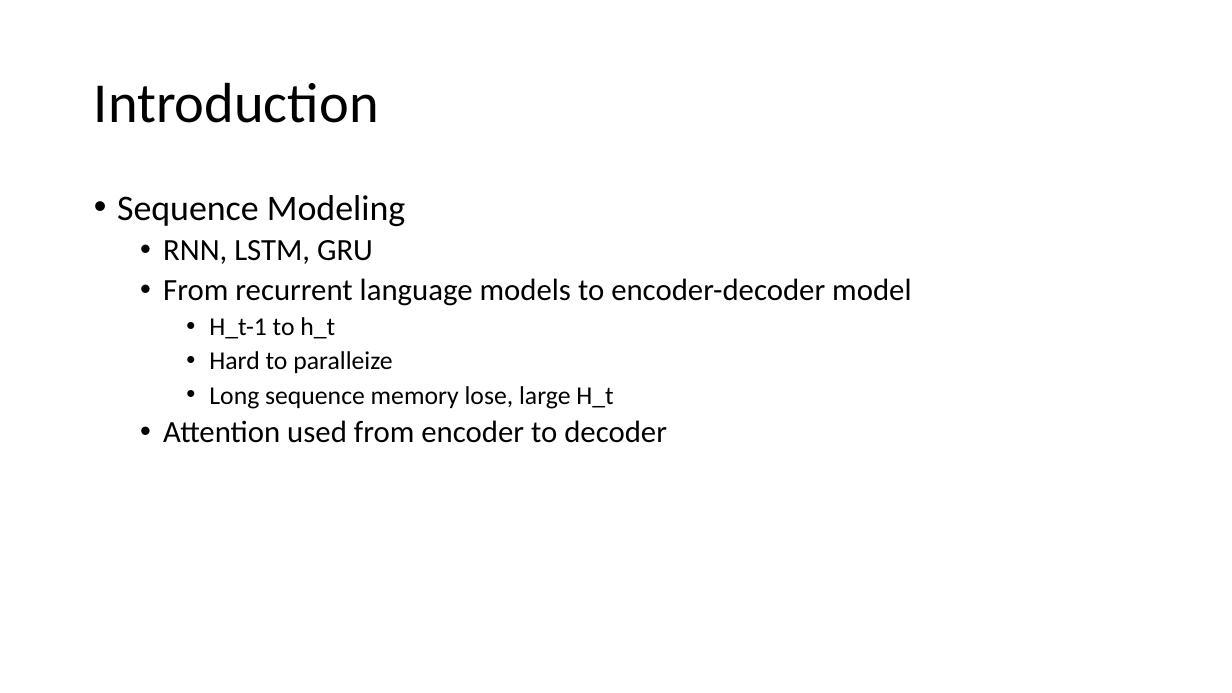
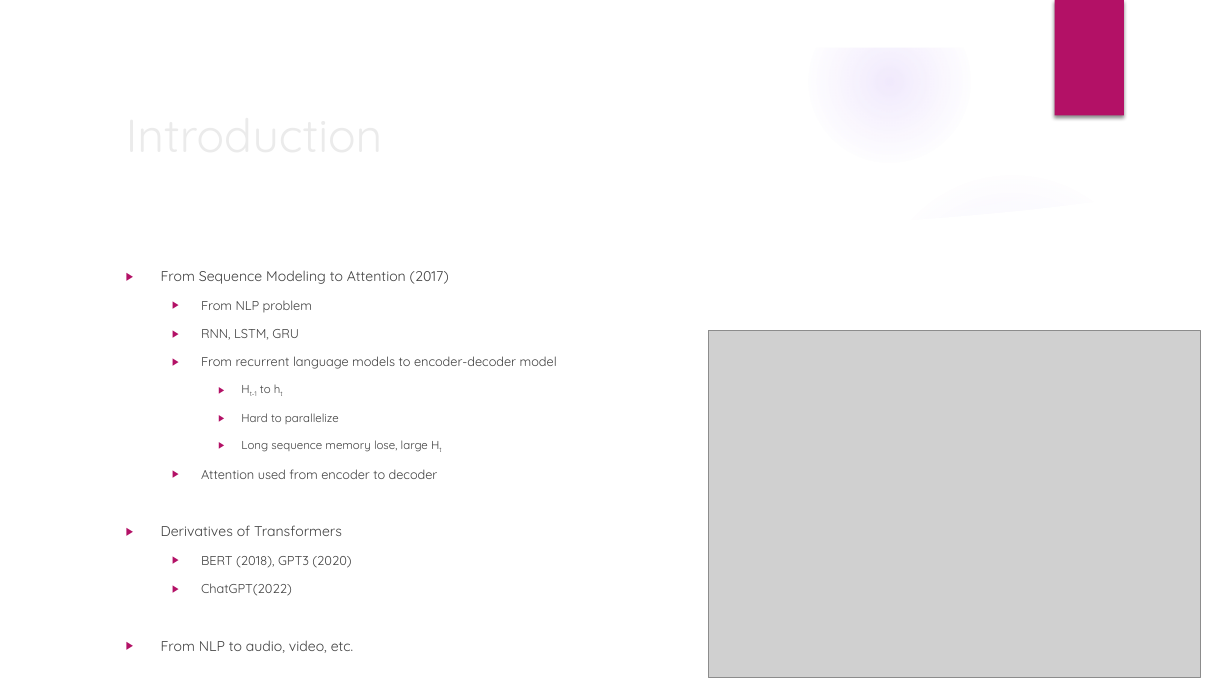
Before and after one commit to erdeq-upenn/code_public, a slide deck: slide 3 of slides/Transformer Review.pptx. Drawn at 1232x693 pixels with LibreOffice and Linux fonts; fonts in the diff are those of the drawing; grey boxes stand for pictures; background and template pictures are left out. Boxes give left, top, right and bottom in pixels: in the first picture for what was removed or moved away, otherwise in the second. Text is boxed around its words. In the diff, an @@ line names an element or a change of style, - is before the commit and + after.

```diff
--- a/slides/Transformer Review.pptx
+++ b/slides/Transformer Review.pptx
@@ group added at <box>0,0,1232,693</box>: 5 ellipses, 2 freeform shapes @@
@@ rectangle added at <box>1055,0,1124,116</box>, fill #B31166 @@
@@ title "Introduction": place and size @@
-title "Introduction" at <box>94,82,379,123</box>
+title "Introduction" at <box>116,98,1002,169</box>
@@ title "Introduction" at <box>116,98,1002,169</box>: size 44 to 36 pt, font Calibri to Quicksand, text colour #000000 to #EBEBEB; line spacing 0.9 to 1 @@
@@ text "From Sequence Modeling to Attention ...": place and size @@
-text "From Sequence Modeling to Attention ..." at <box>117,195,911,443</box>
+text "From Sequence Modeling to Attention ..." at <box>161,270,557,653</box>
@@ text at <box>161,270,449,313</box>: text changed; size 28 to 11 pt; font Calibri to Quicksand; text colour #000000 to #404040 @@
-• Sequence Modeling
+▶ From Sequence Modeling to Attention (2017)
+  ▶ From NLP problem
@@ text at <box>201,329,557,479</box>: size 24 to 10 pt, font Calibri to Quicksand, text colour #000000 to #404040 in "RNN, LSTM, GRU", "From recurrent language models to encoder-decoder model", "Attention used from encoder to decoder"; bullet • to ▶; line spacing 0.9 to 1; more space between paragraphs @@
@@ picture added at <box>709,331,1201,677</box> @@
@@ text at <box>241,385,428,452</box>: text changed; size 20 to 9 pt; font Calibri to Quicksand; text colour #000000 to #404040 @@
-    • H_t-1 to h_t
-    • Hard to paralleize
-    • Long sequence memory lose, large H_t
+    ▶ Ht-1 to ht
+    ▶ Hard to parallelize
+    ▶ Long sequence memory lose, large Ht
@@ text at <box>161,525,353,653</box>: paragraphs added @@
+▶ Derivatives of Transformers
+  ▶ BERT (2018), GPT3 (2020)
+  ▶ ChatGPT(2022)
+▶ From NLP to audio, video, etc.
```
Also in this commit, not shown: 4 other slides changed, 8 slides added, 2 slides removed, 2 other files.
